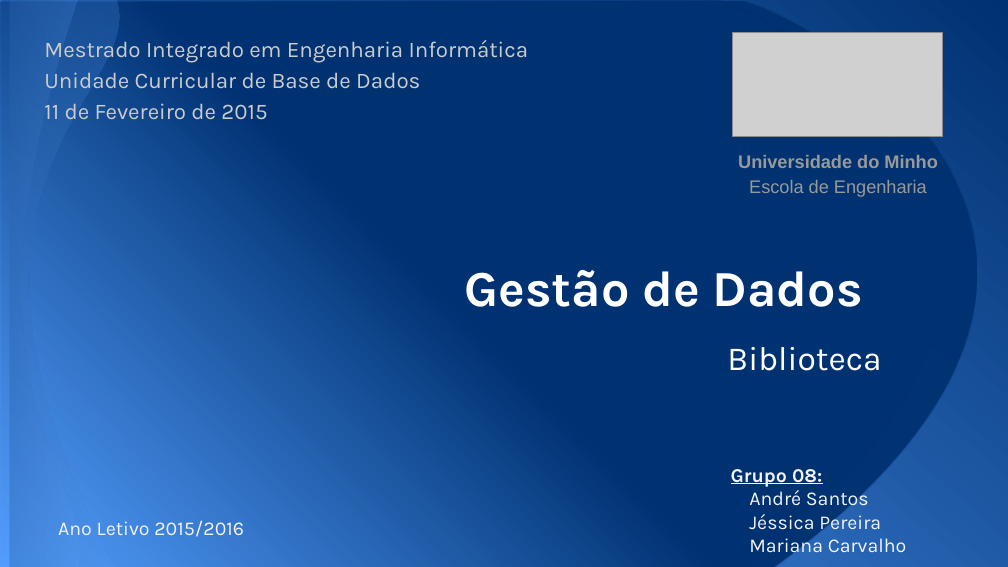
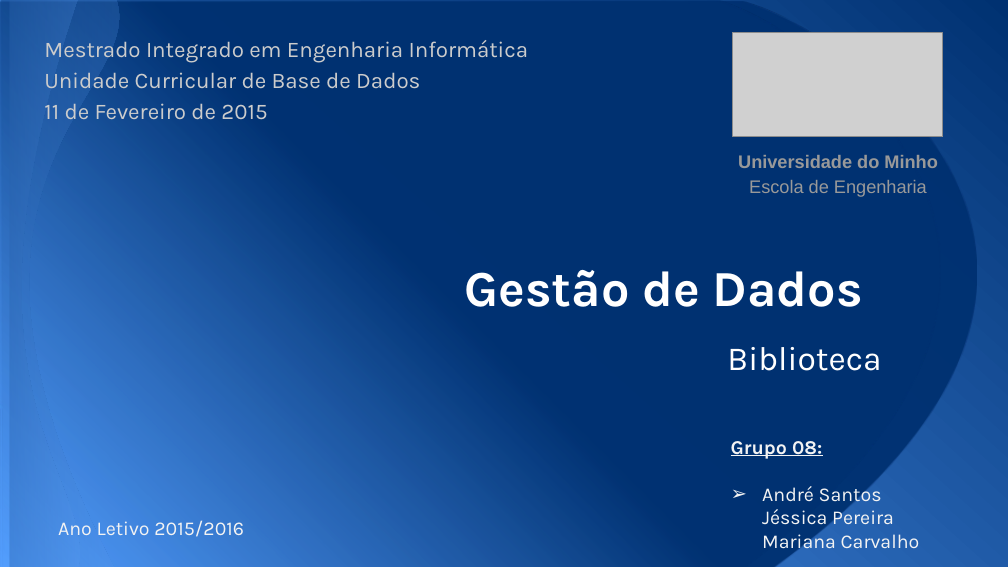
Before and after one commit to b-p3r/BD-1516, a slide deck: slide 1 of Apresentacao/Apresentacao-andre.pptx. Drawn at 1008x567 pixels with LibreOffice and Linux fonts; fonts in the diff are those of the drawing; grey boxes stand for pictures. Boxes give left, top, right and bottom in pixels: in the first picture for what was removed or moved away, otherwise in the second. Text is boxed around its words. In the diff, an @@ line names an element or a change of style, - is before the commit and + after.

```diff
--- a/Apresentacao/Apresentacao-andre.pptx
+++ b/Apresentacao/Apresentacao-andre.pptx
@@ text "Grupo 08:": place and size @@
-text "Grupo 08:" at box(731, 469, 907, 558)
+text "Grupo 08:" at box(731, 441, 920, 549)
@@ text at box(762, 483, 920, 549): bullet none to ➢ @@
```
Also in this commit, not shown: 7 other slides changed, 1 slide removed.
